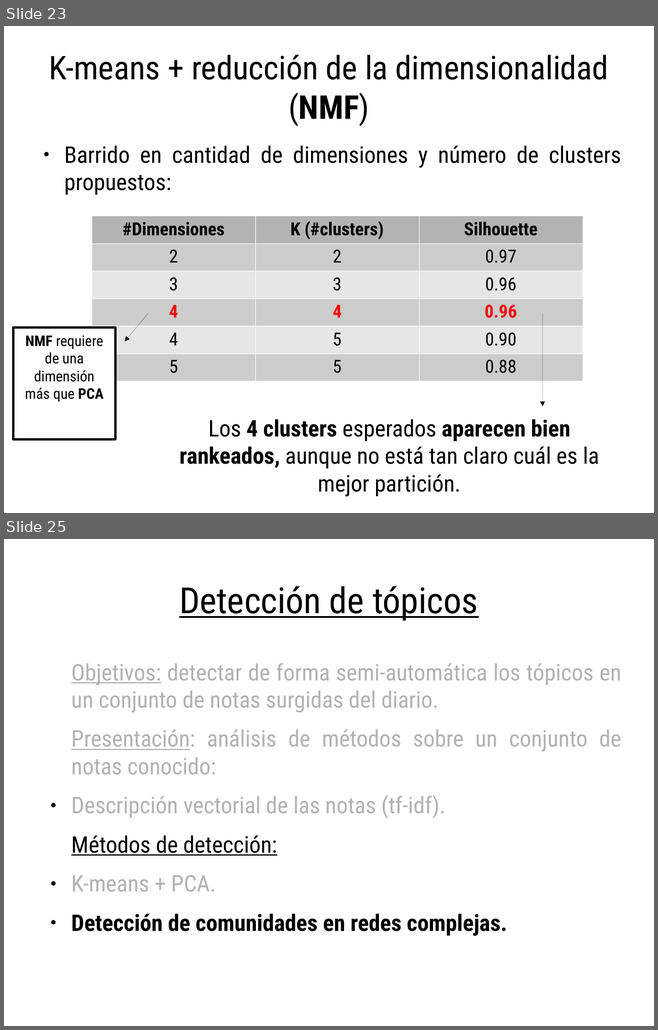
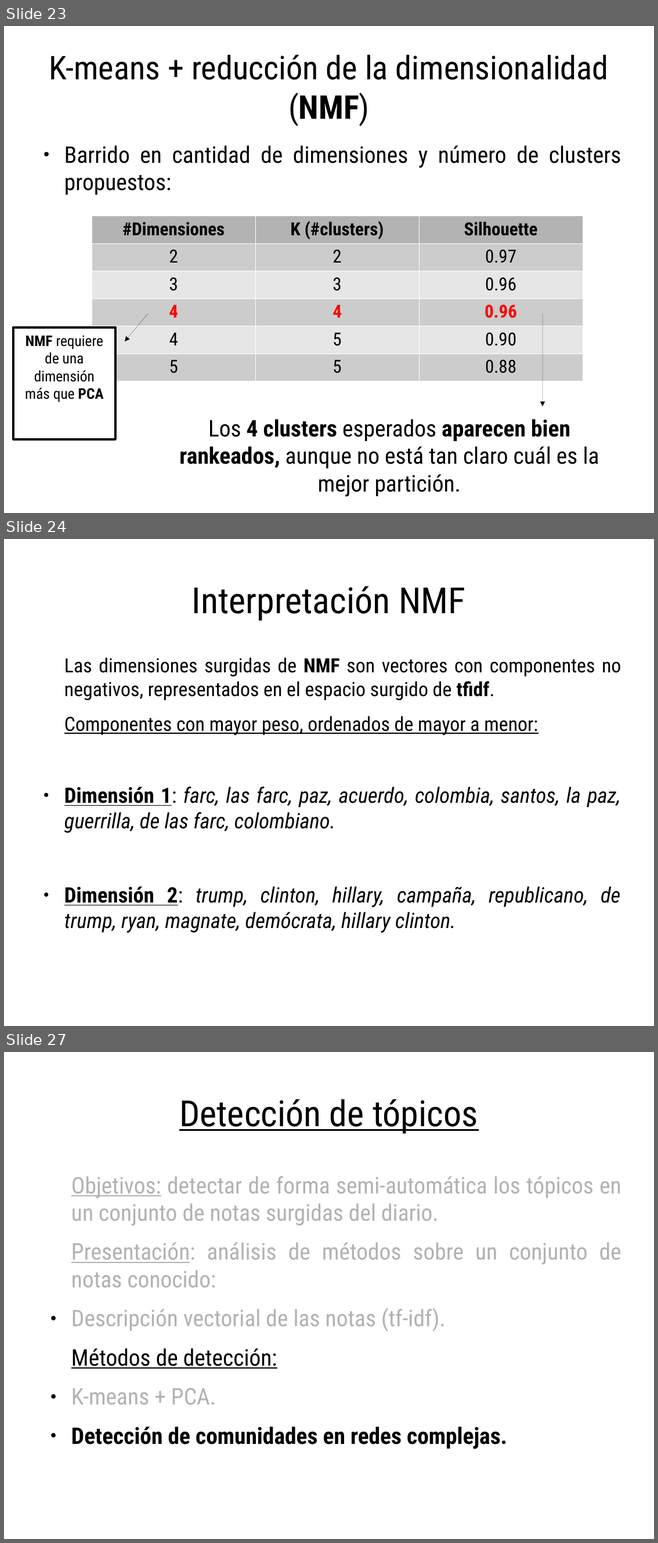
Before and after one commit to spinto88/Analisis_notas, a slide deck: Presentacion_analisis.odp. Shown one above the other, each under a label of ours: slides 23 and 25 before the commit, slides 23, 24 and 27 after it; the slides between them are not shown. The pictures are 658x1030 and 658x1543 pixels, drawn with LibreOffice and Linux fonts; fonts in the diff are those of the drawing. Boxes give left, top, right and bottom in pixels: in the first picture for what was removed or moved away, otherwise in the second. Text is boxed around its words. In the diff, an @@ line names an element or a change of style, - is before the commit and + after.

```diff
--- a/Presentacion_analisis.odp
+++ b/Presentacion_analisis.odp
@@ slide 24 added at box(4, 539, 654, 1026), background #FFFFFF @@
@@ title added at box(192, 586, 465, 621), 44 pt, text #000000 @@
+Interpretación NMF
@@ text added at box(64, 657, 621, 933), 26 pt, text #000000 @@
+Las dimensiones surgidas de NMF son vectores con componentes no negativos, representados en el espacio surgido de tfidf.
+Componentes con mayor peso, ordenados de mayor a menor:
+● Dimensión 1: farc, las farc, paz, acuerdo, colombia, santos, la paz, guerrilla, de las farc, colombiano.
+● Dimensión 2: trump, clinton, hillary, campaña, republicano, de trump, ryan, magnate, demócrata, hillary clinton.
@@ what was slide 25 is now slide 27 @@
```
Also in this commit, not shown: 2 slides changed, 3 other slides added, 2 other files.
